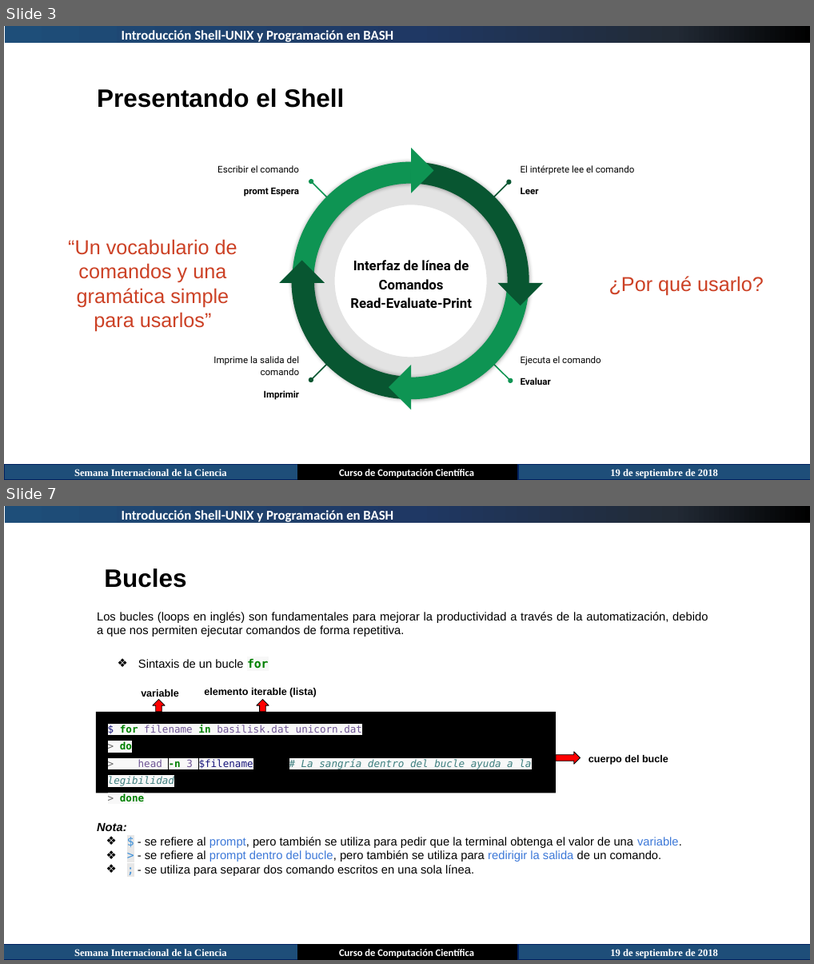
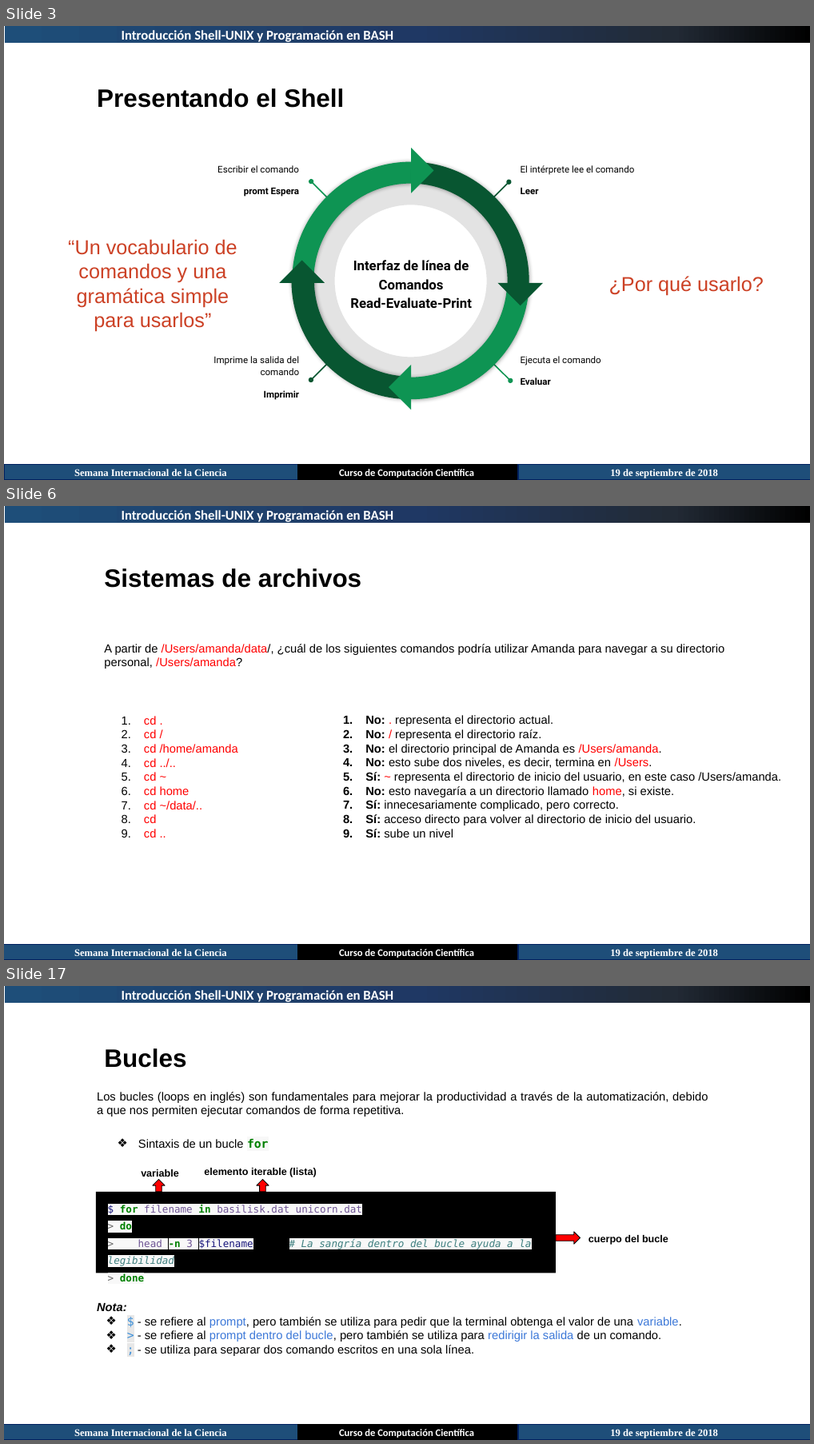
Before and after one commit to juan-pineda/Curso_computacion_cientifica, a slide deck: 03-Shell-Unix/Introducción Shell-UNIX.pptx. Shown one above the other, each under a label of ours: slides 3 and 7 before the commit, slides 3, 6 and 17 after it; the slides between them are not shown. The pictures are 814x964 and 814x1444 pixels, drawn with LibreOffice and Linux fonts; fonts in the diff are those of the drawing. Boxes give left, top, right and bottom in pixels: in the first picture for what was removed or moved away, otherwise in the second. Text is boxed around its words. In the diff, an @@ line names an element or a change of style, - is before the commit and + after.

Commit message:
actualizacion curso shell

```diff
--- a/03-Shell-Unix/Introducción Shell-UNIX.pptx
+++ b/03-Shell-Unix/Introducción Shell-UNIX.pptx
@@ slide 6 added at [4, 506, 810, 960], background #FFFFFF @@
@@ rectangle added at [5, 506, 810, 523], fill gradient #1E4E79 to #1F3864 to #222A35 to #000000 @@
@@ text added at [122, 510, 394, 524], 16 pt, text #FFFFFF, bold @@
+Introducción Shell-UNIX y Programación en BASH
@@ text added at [104, 568, 362, 588], 30 pt, text #000000, bold @@
+Sistemas de archivos
@@ text added at [104, 644, 726, 668], 14 pt, text #000000 @@
+A partir de /Users/amanda/data/, ¿cuál de los siguientes comandos podría utilizar Amanda para navegar a su directorio personal, /Users/amanda?
@@ text added at [144, 716, 238, 837], 14 pt, text #FF0000 @@
+1. cd .
+2. cd /
+3. cd /home/amanda
+4. cd ../..
+5. cd ~
+6. cd home
+7. cd ~/data/..
+8. cd
+9. cd ..
@@ text added at [366, 715, 782, 837], 14 pt, text #000000 @@
+1. No: . representa el directorio actual.
+2. No: / representa el directorio raíz.
+3. No: el directorio principal de Amanda es /Users/amanda.
+4. No: esto sube dos niveles, es decir, termina en /Users.
+5. Sí: ~ representa el directorio de inicio del usuario, en este caso /Users/amanda.
+6. No: esto navegaría a un directorio llamado home, si existe.
+7. Sí: innecesariamente complicado, pero correcto.
+8. Sí: acceso directo para volver al directorio de inicio del usuario.
+9. Sí: sube un nivel
@@ rectangle added at [4, 944, 298, 960], fill #1E4E79, outline #002060 1 pt, 12 pt, text #FFFFFF, bold @@
+Semana Internacional de la Ciencia
@@ rectangle added at [298, 944, 519, 960], fill #000000, outline #000000 1 pt, 12 pt, text #FFFFFF, bold @@
+Curso de Computación Científica
@@ rectangle added at [519, 944, 810, 960], fill #1E4E79, outline #002060 1 pt, 12 pt, text #FFFFFF, bold @@
+19 de septiembre de 2018
@@ what was slide 7 is now slide 17 @@
```
Also in this commit, not shown: 4 slides changed, 9 other slides added.
